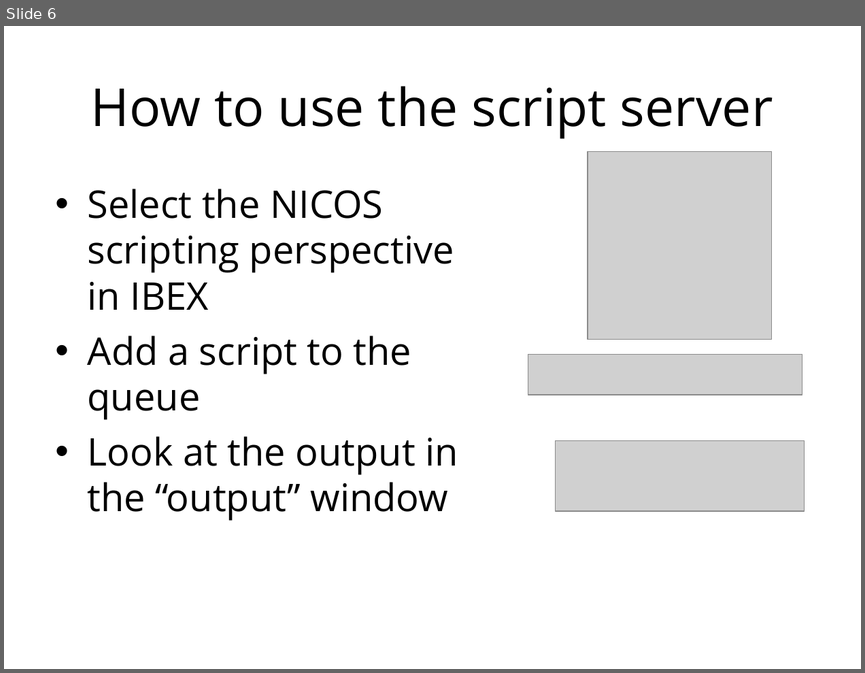
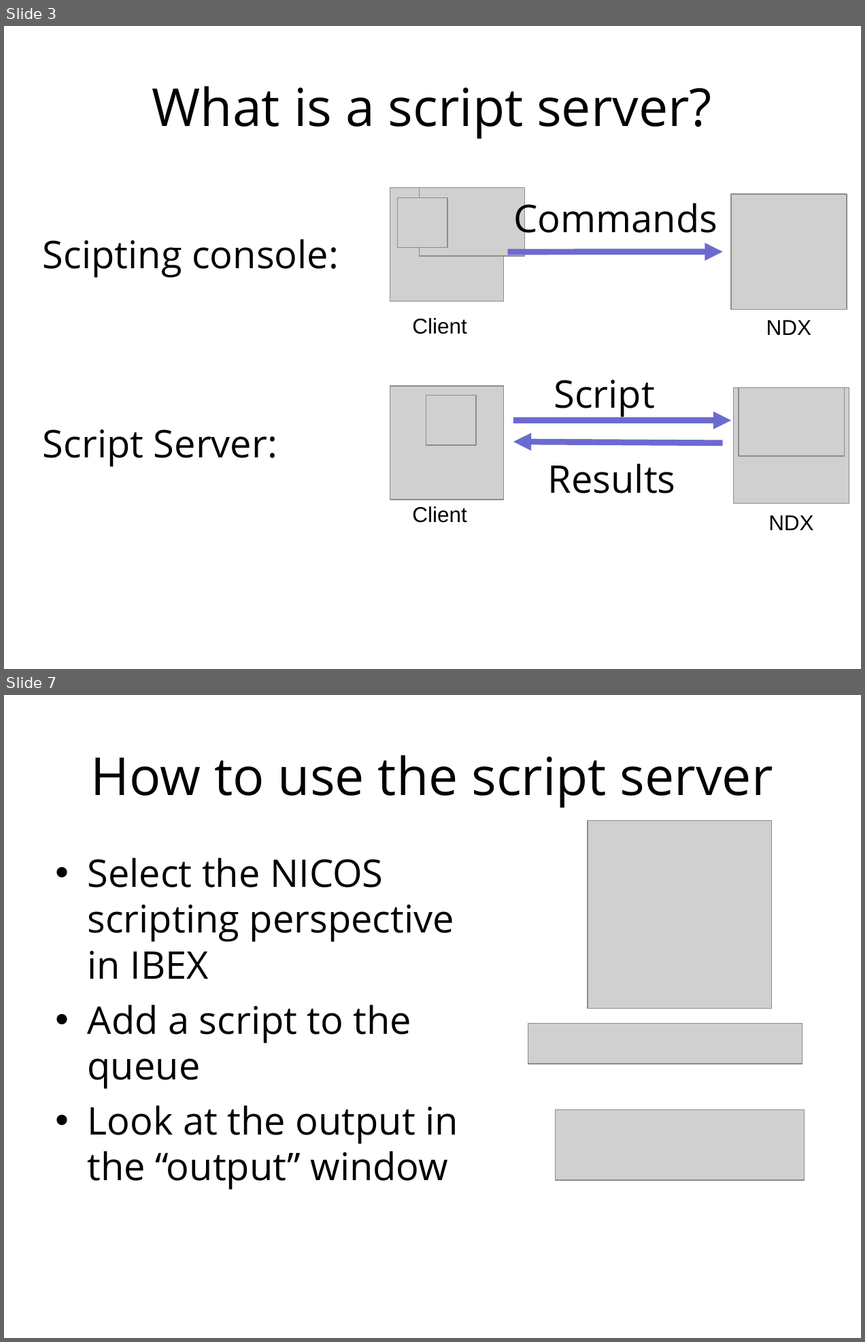
Before and after one commit to ISISComputingGroup/ibex_user_manual, a slide deck: nicos_changes.ppt. Shown one above the other, each under a label of ours: slide 6 before the commit, slides 3 and 7 after it; the slides between them are not shown. The pictures are 865x673 and 865x1342 pixels, drawn with LibreOffice and Linux fonts; fonts in the diff are those of the drawing; grey boxes stand for pictures; background and template pictures are left out. Boxes give left, top, right and bottom in pixels: in the first picture for what was removed or moved away, otherwise in the second. Text is boxed around its words. In the diff, an @@ line names an element or a change of style, - is before the commit and + after.

```diff
--- a/nicos_changes.ppt
+++ b/nicos_changes.ppt
@@ slide 3 added at box(4, 26, 861, 669), background #FFFFFF @@
@@ title added at box(152, 86, 711, 139), 44 pt, text #000000 @@
+What is a script server?
@@ picture added at box(390, 188, 504, 302) @@
@@ picture added at box(419, 188, 525, 257) @@
@@ picture added at box(397, 197, 447, 247) @@
@@ text added at box(513, 197, 717, 242), 32 pt, text #000000 @@
+Commands
@@ picture added at box(730, 194, 847, 310) @@
@@ text added at box(43, 239, 339, 278), 32 pt, text #000000 @@
+Scipting console:
@@ arrow added from (508, 251) to (723, 251), #6B6BCF 4.99 pt @@
@@ text added at box(412, 318, 466, 334), 18 pt, text #000000 @@
+Client
@@ text added at box(766, 320, 811, 335), 18 pt, text #000000 @@
+NDX
@@ picture added at box(390, 386, 504, 500) @@
@@ text added at box(553, 380, 654, 417), 32 pt, text #000000 @@
+Script
@@ picture added at box(733, 388, 849, 503) @@
@@ picture added at box(738, 388, 844, 456) @@
@@ picture added at box(426, 395, 476, 445) @@
@@ text added at box(43, 429, 277, 467), 32 pt, text #000000 @@
+Script Server:
@@ arrow added from (513, 420) to (730, 420), #6B6BCF 4.99 pt @@
@@ arrow added from (723, 442) to (513, 441), #6B6BCF 4.99 pt @@
@@ text added at box(548, 463, 676, 493), 32 pt, text #000000 @@
+Results
@@ text added at box(412, 506, 466, 522), 18 pt, text #000000 @@
+Client
@@ text added at box(768, 515, 813, 530), 18 pt, text #000000 @@
+NDX
@@ what was slide 6 is now slide 7 @@
```
Also in this commit, not shown: 4 slides changed, 1 other slide added, 1 slide removed, 1 other file.
